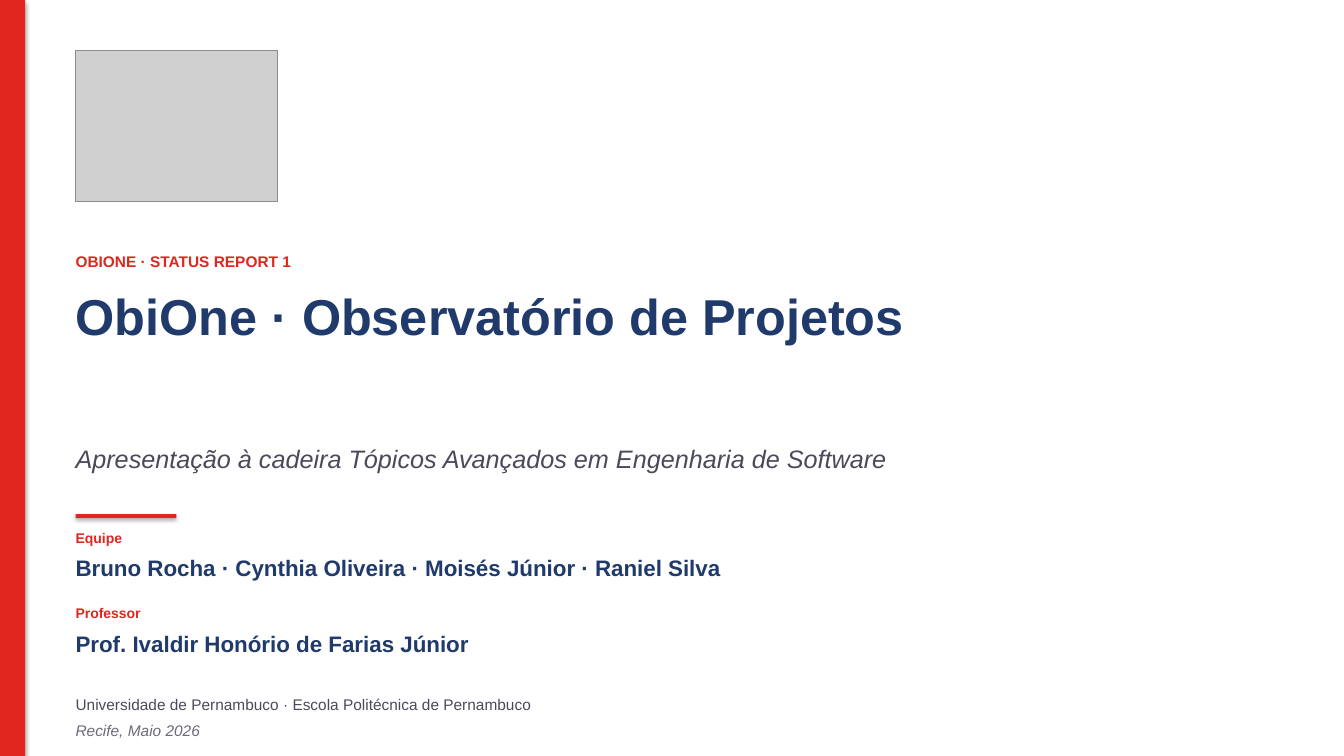
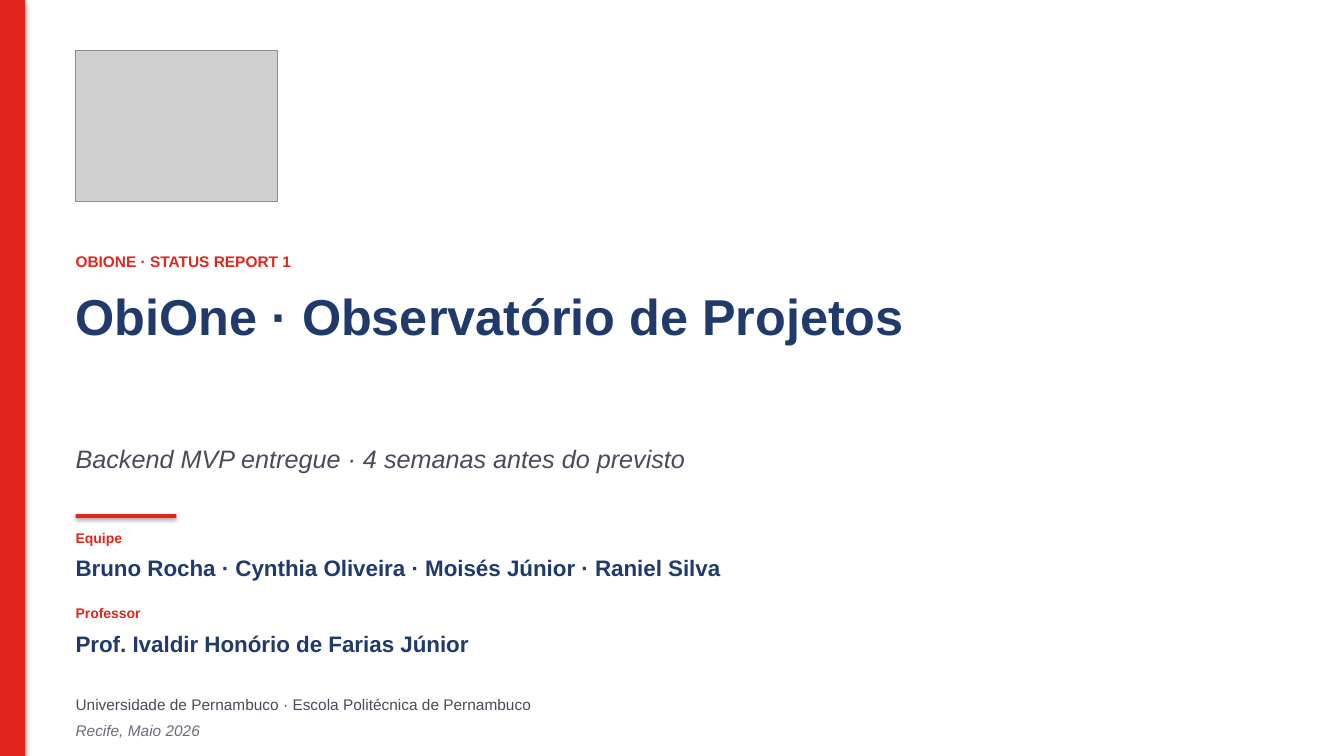
Before and after one commit to raniel90/obione, a slide deck: slide 1 of atividades/apresentacoes/sr1_2026-05-22.pptx. Drawn at 1344x756 pixels with LibreOffice and Linux fonts; fonts in the diff are those of the drawing; grey boxes stand for pictures. Boxes give left, top, right and bottom in pixels: in the first picture for what was removed or moved away, otherwise in the second. Text is boxed around its words. In the diff, an @@ line names an element or a change of style, - is before the commit and + after.

```diff
--- a/atividades/apresentacoes/sr1_2026-05-22.pptx
+++ b/atividades/apresentacoes/sr1_2026-05-22.pptx
@@ text at bbox=[76, 449, 685, 474]: text changed @@
-Apresentação à cadeira Tópicos Avançados em Engenharia de Software
+Backend MVP entregue · 4 semanas antes do previsto
```
Also in this commit, not shown: 9 other slides changed, 2 other files.
